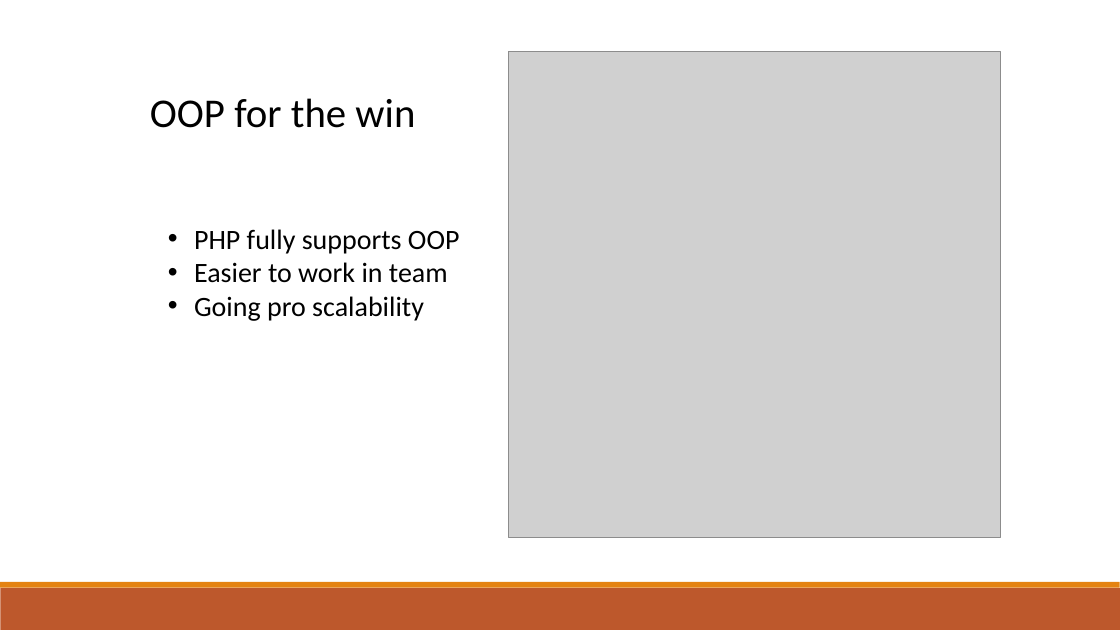
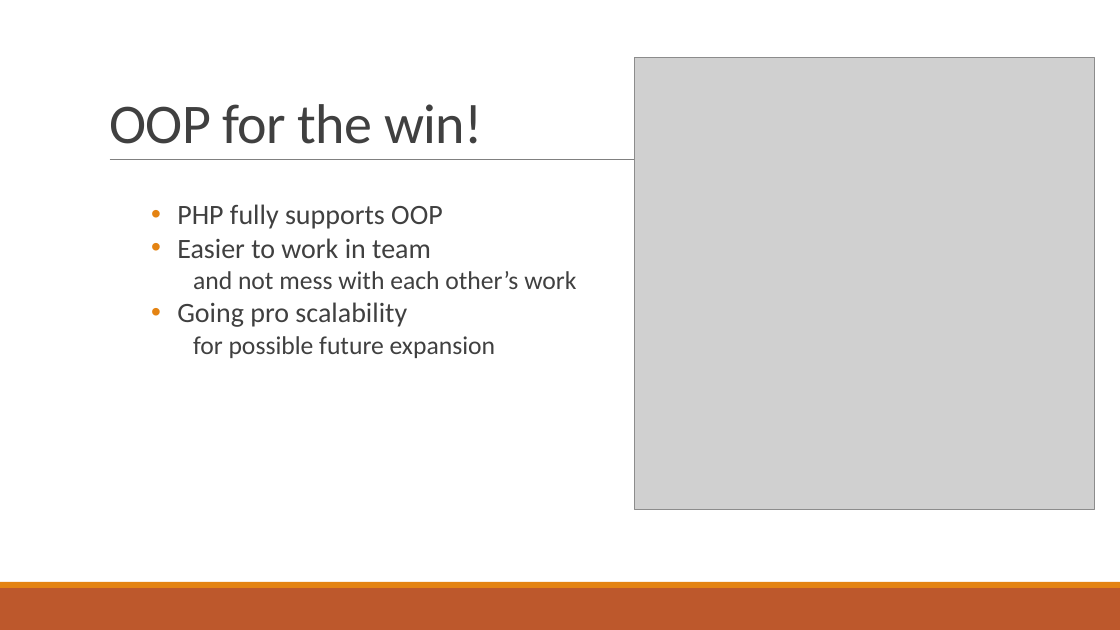
Before and after one commit to dragosthealex/roomies, a slide deck: slide 24 of resources/presentation1/final_presentation.pptx (slide 21 before the commit). Drawn at 1120x630 pixels with LibreOffice and Linux fonts; fonts in the diff are those of the drawing; grey boxes stand for pictures. Boxes give left, top, right and bottom in pixels: in the first picture for what was removed or moved away, otherwise in the second. Text is boxed around its words. In the diff, an @@ line names an element or a change of style, - is before the commit and + after.

```diff
--- a/resources/presentation1/final_presentation.pptx
+++ b/resources/presentation1/final_presentation.pptx
@@ title "OOP for the win!" at [109, 104, 483, 144]: vertical alignment top to bottom @@
@@ picture: place and size @@
-picture at [508, 51, 1002, 537]
+picture at [635, 57, 1095, 510]
@@ title at [109, 104, 483, 144]: text changed; size 35 to 48 pt; text colour #000000 to #404040 @@
-OOP for the win
+OOP for the win!
@@ line added from (110, 160) to (1026, 160), #808080 0.5 pt @@
@@ text "PHP fully supports OOP": place and size @@
-text "PHP fully supports OOP" at [194, 229, 460, 321]
+text "PHP fully supports OOP" at [177, 204, 576, 358]
@@ text at [177, 204, 443, 327]: text colour #000000 to #404040 in "PHP fully supports OOP", "Easier to work in team", "Going pro scalability"; list level 1 to 2 in "PHP fully supports OOP"; list level 1 to 2 in "Easier to work in team"; list level 1 to 2 in "Going pro scalability" @@
@@ text at [193, 271, 576, 289]: paragraph added @@
+    and not mess with each other’s work
@@ text at [193, 336, 495, 358]: paragraph added @@
+    for possible future expansion
```
Also in this commit, not shown: 19 other slides changed, 10 slides added, 4 slides removed, 4 other files.
